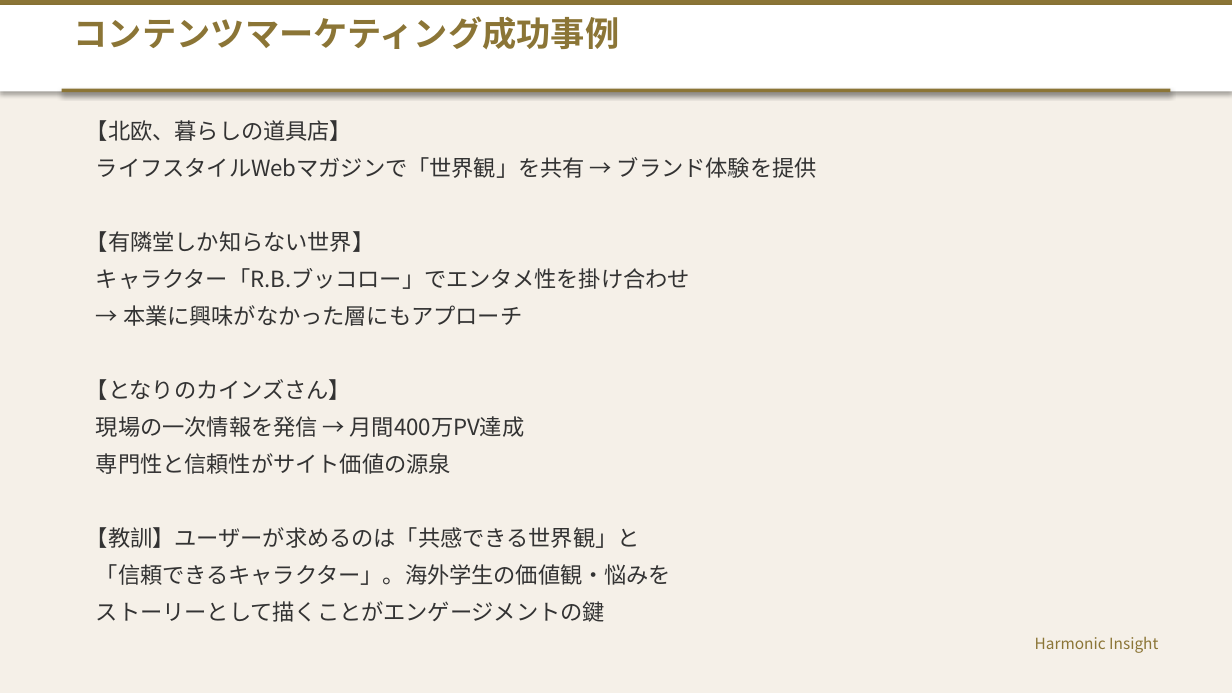
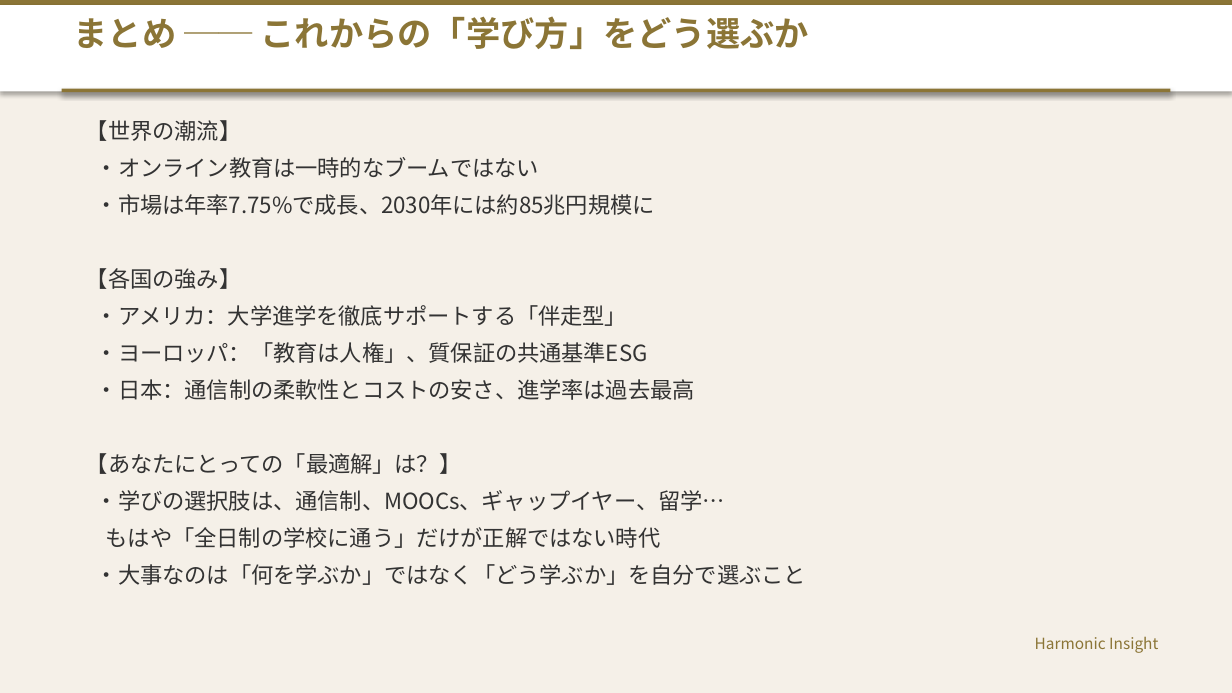
Before and after one commit to HarmonicInsight/Movie_Contents, a slide deck: slide 15 of 海外学習_留学_グローバルオンライン教育_プレゼンテーション.pptx (slide 26 before the commit). Drawn at 1232x693 pixels with LibreOffice and Linux fonts; fonts in the diff are those of the drawing. Boxes give left, top, right and bottom in pixels: in the first picture for what was removed or moved away, otherwise in the second. Text is boxed around its words. In the diff, an @@ line names an element or a change of style, - is before the commit and + after.

```diff
--- a/海外学習_留学_グローバルオンライン教育_プレゼンテーション.pptx
+++ b/海外学習_留学_グローバルオンライン教育_プレゼンテーション.pptx
@@ text at [74,16,809,49]: text changed @@
-コンテンツマーケティング成功事例
+まとめ ── これからの「学び方」をどう選ぶか
@@ text at [86,120,806,585]: text changed @@
-【北欧、暮らしの道具店】
-ライフスタイルWebマガジンで「世界観」を共有 → ブランド体験を提供
-【有隣堂しか知らない世界】
-キャラクター「R.B.ブッコロー」でエンタメ性を掛け合わせ
-→ 本業に興味がなかった層にもアプローチ
-【となりのカインズさん】
-現場の一次情報を発信 → 月間400万PV達成
-専門性と信頼性がサイト価値の源泉
-【教訓】ユーザーが求めるのは「共感できる世界観」と
-「信頼できるキャラクター」。海外学生の価値観・悩みを
-ストーリーとして描くことがエンゲージメントの鍵
+【世界の潮流】
+・オンライン教育は一時的なブームではない
+・市場は年率7.75%で成長、2030年には約85兆円規模に
+【各国の強み】
+・アメリカ：大学進学を徹底サポートする「伴走型」
+・ヨーロッパ：「教育は人権」、質保証の共通基準ESG
+・日本：通信制の柔軟性とコストの安さ、進学率は過去最高
+【あなたにとっての「最適解」は？】
+・学びの選択肢は、通信制、MOOCs、ギャップイヤー、留学…
+もはや「全日制の学校に通う」だけが正解ではない時代
+・大事なのは「何を学ぶか」ではなく「どう学ぶか」を自分で選ぶこと
```
Also in this commit, not shown: 13 other slides changed, 2 slides added, 14 slides removed, 1 other file.
